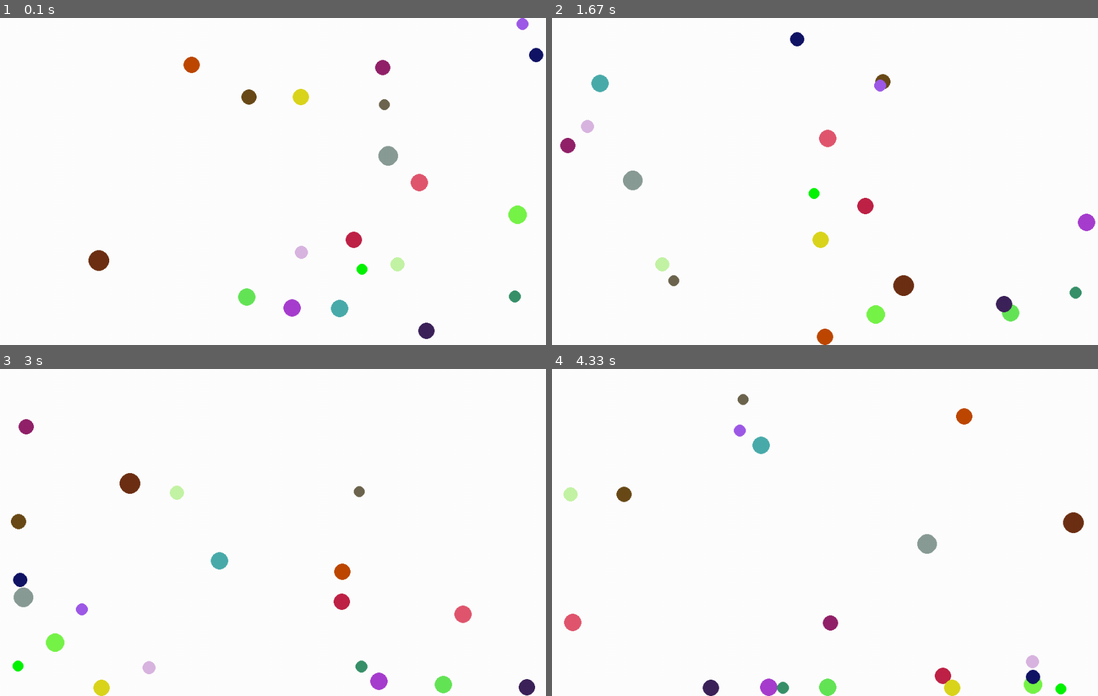
Above: before the commit, frames 1-4 (two rows, left to right).
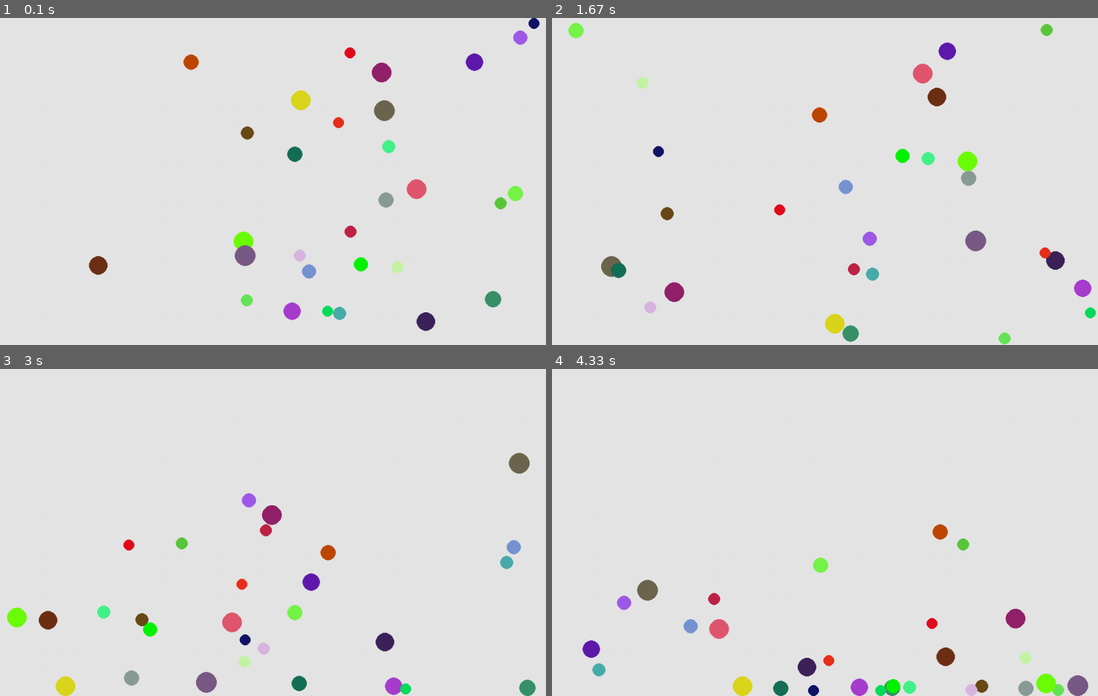
Above: after the commit, the same moments.

Repository: LePhilippeDucTai/physics_ball
Game: pygame game, started from main.py
Two runs of this game, one before a commit and one after it. Both use one fixed random seed, a clock stepped at 60 frames per second and the inputs below.
Inputs:
- Up to frame 1 (0.1 s): no input
- Up to frame 2 (1.67 s): no input
- Up to frame 3 (3 s): no input
- Up to frame 4 (4.33 s): no input

The runs differ from the first frame. In frame 1, 78% of the frame differs, in the area x 0-100%, y 0-100%; in frame 2, 79%; in frame 3, 79%; in frame 4, 79%.

Commit message:
Added a friction coefficient.

Diff:
--- a/ball.py
+++ b/ball.py
@@ -11,6 +11,7 @@
     radius: float
     color: tuple[int]
     bounciness: float
+    friction: float = 0.01
 
     def update(self, screen, dt):
         self.velocity += self.acceleration * dt
@@ -27,6 +28,8 @@
         x, y = self.position
         W, H = rect_screen.width, rect_screen.height
         r = self.radius
+        if y <= r or H - y <= r or x <= r or x >= W - r:
+            self.velocity *= 1 - self.friction
         if y < r or H - y < r:
             self.velocity *= self.floor_bounce()
             self.position[1] = r if y < r else H - r
@@ -41,10 +44,11 @@
     acceleration = np.array([0, gravity])
     position = gen.uniform([0, 0], [H, W], size=2)
     velocity = gen.uniform([0, 0], [H, W], size=2)
-    color = gen.integers(low=0, high=256, size=3)
+    color = gen.integers(low=0, high=256, size=4)
     radius = gen.integers(10, 20)
     bounciness = gen.uniform(0.7, 0.95)
     return Ball(position, velocity, acceleration, radius, color, bounciness)
 
+
 def balls_generator(window, gravity, n_balls):
     return [ball_generator(window, gravity) for _ in range(n_balls)]
--- a/main.py
+++ b/main.py
@@ -10,8 +10,8 @@
     screen = window.make()
     ball_renderer = BallRenderer(screen)
     dt = 0.1
-    n_balls = 20
-    gravity = 30
+    n_balls = 30
+    gravity = 40
     balls = balls_generator(window, gravity, n_balls)
     while True:
         for event in pygame.event.get():
--- a/pygame_screen.py
+++ b/pygame_screen.py
@@ -6,7 +6,7 @@
     def __init__(self, height, width):
         self.height = height
         self.width = width
-        self.background_colour = (255, 255, 255)
+        self.background_colour = (230, 230, 230)
 
     def make(self):
         self.screen = pygame.display.set_mode((self.width, self.height))
Binary file removed: intro_ball.gif
